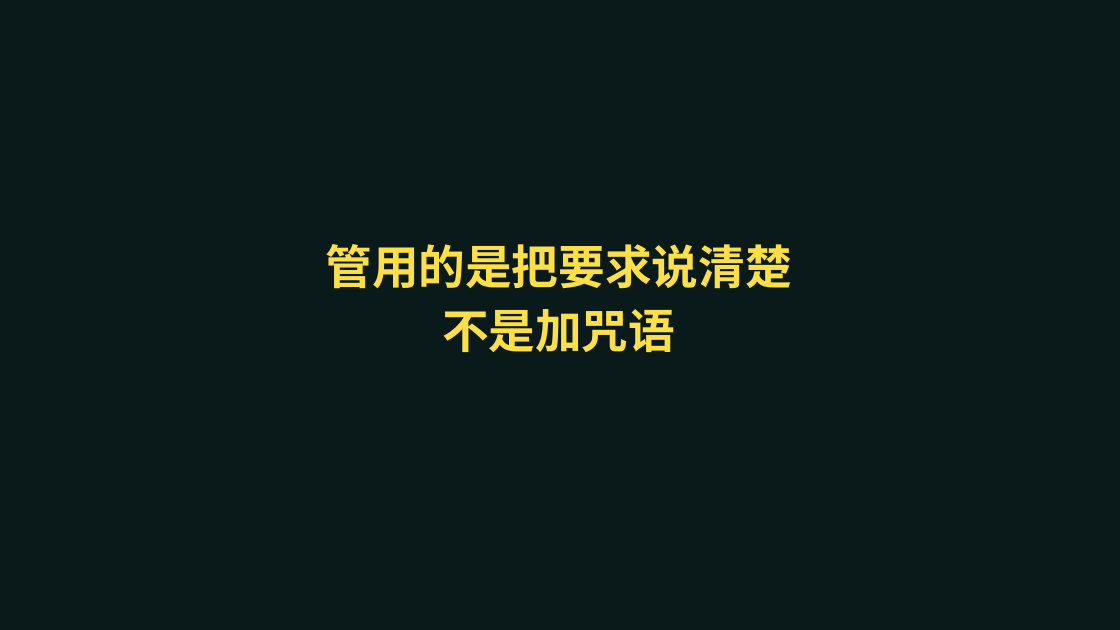
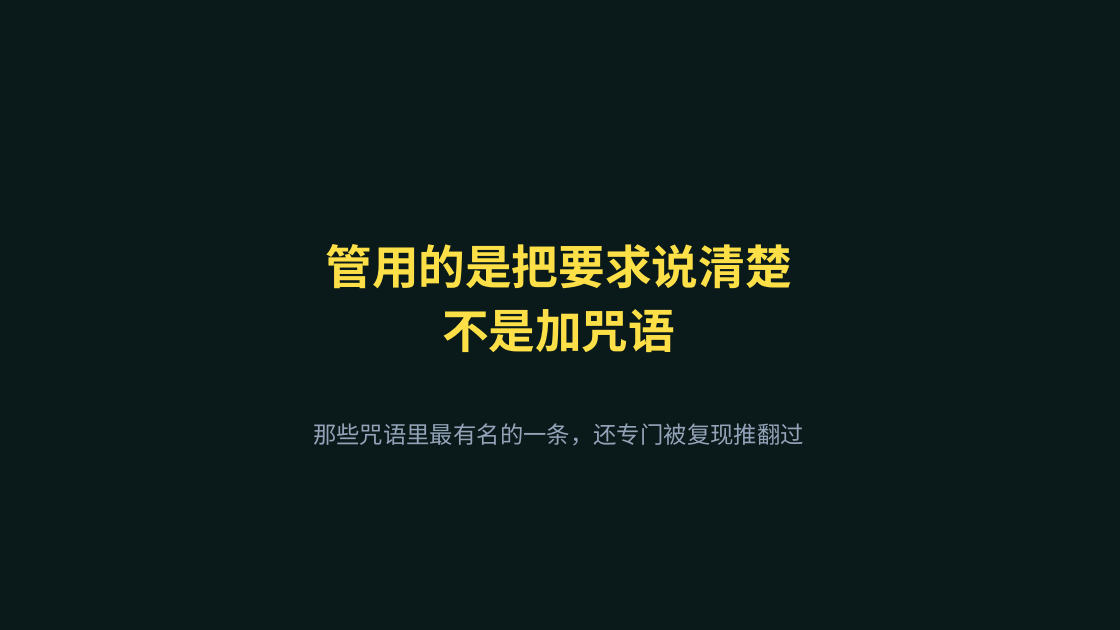
Before and after one commit to lmxxf/ai-theorys-study, a slide deck: slide 33 of wechat/curriculum/智能通识课.pptx (slide 31 before the commit). Drawn at 1120x630 pixels with LibreOffice and Linux fonts; fonts in the diff are those of the drawing. Boxes give left, top, right and bottom in pixels: in the first picture for what was removed or moved away, otherwise in the second. Text is boxed around its words. In the diff, an @@ line names an element or a change of style, - is before the commit and + after.

```diff
--- a/wechat/curriculum/智能通识课.pptx
+++ b/wechat/curriculum/智能通识课.pptx
@@ text added at box(313, 423, 804, 445), 20 pt, text #94A3B8 @@
+那些咒语里最有名的一条，还专门被复现推翻过
```
Also in this commit, not shown: 2 other slides changed, 7 slides added, 1 slide removed, 2 other files.
